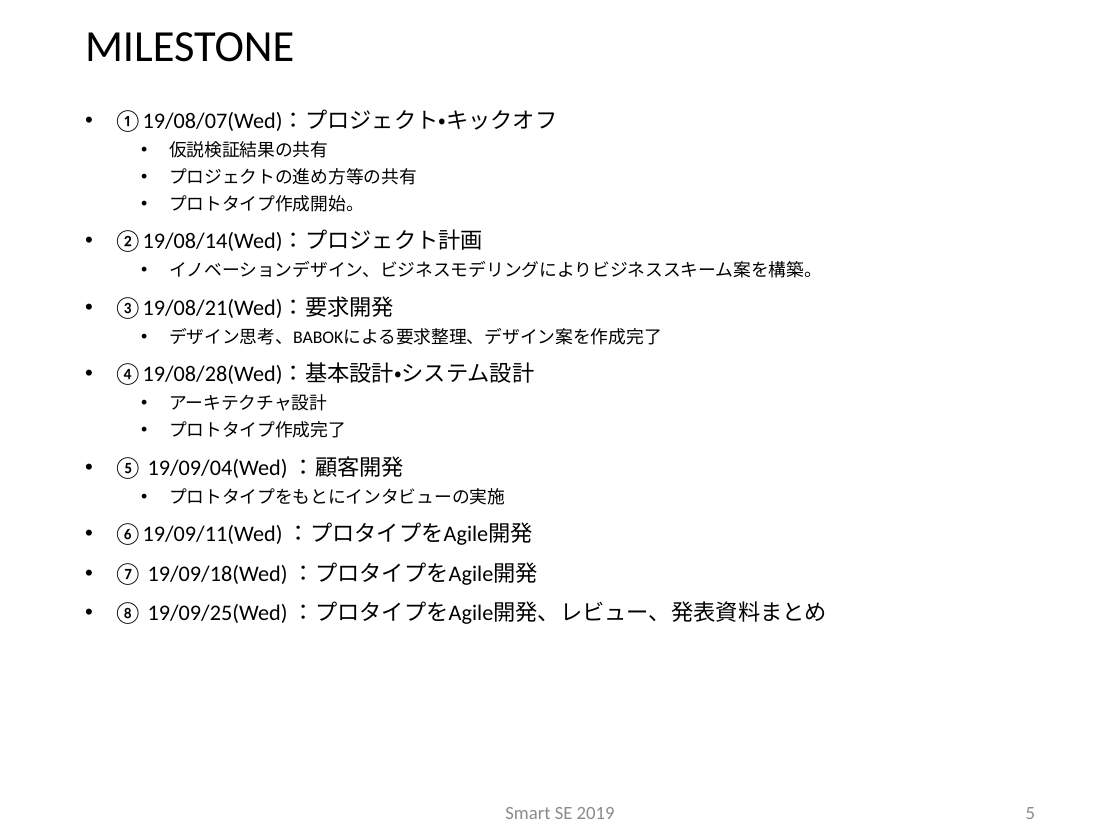
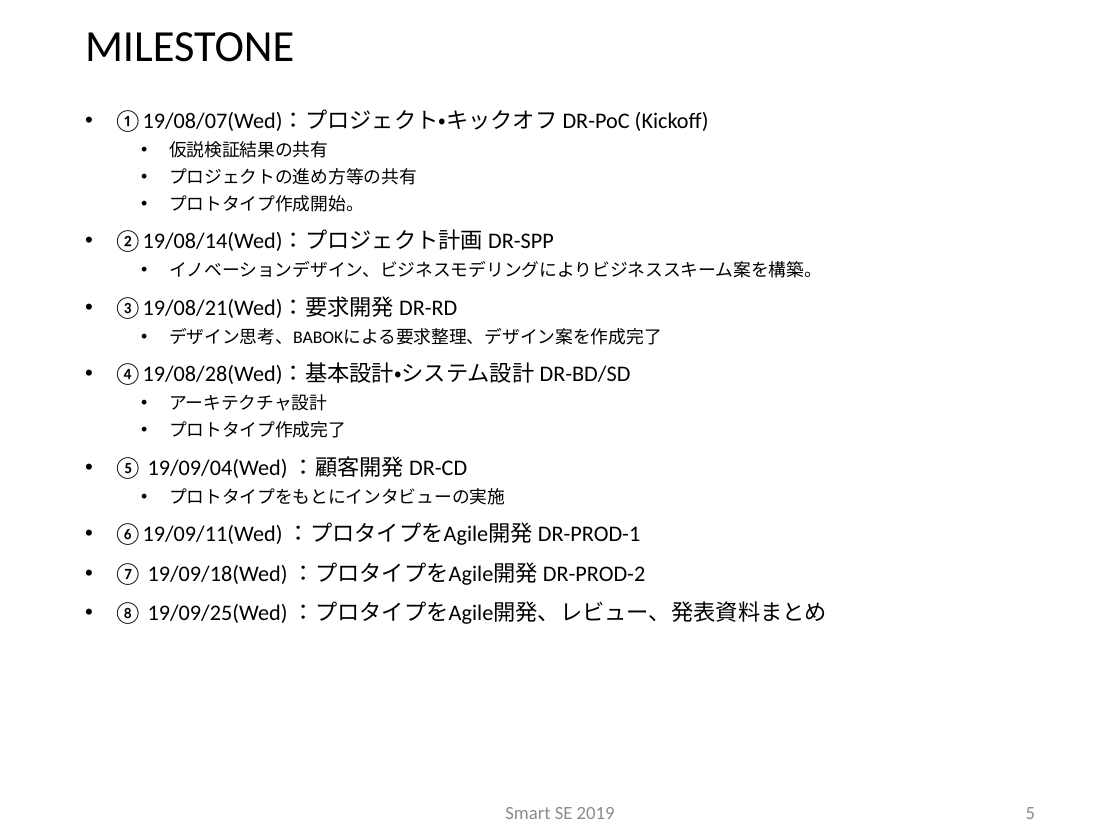
Before and after one commit to sakai-memoru/smartse19, a slide deck: slide 5 of _project_docs/SSE19_SPP.pptx. Drawn at 1120x840 pixels with LibreOffice and Linux fonts; fonts in the diff are those of the drawing; background and template pictures are left out. Boxes give left, top, right and bottom in pixels: in the first picture for what was removed or moved away, otherwise in the second. Text is boxed around its words. In the diff, an @@ line names an element or a change of style, - is before the commit and + after.

```diff
--- a/_project_docs/SSE19_SPP.pptx
+++ b/_project_docs/SSE19_SPP.pptx
@@ text at (x1=113, y1=109, x2=709, y2=132): text changed @@
-• ①19/08/07(Wed)：プロジェクト・キックオフ
+• ①19/08/07(Wed)：プロジェクト・キックオフ DR-PoC (Kickoff)
@@ text at (x1=113, y1=229, x2=554, y2=252): text changed @@
-• ②19/08/14(Wed)：プロジェクト計画
+• ②19/08/14(Wed)：プロジェクト計画 DR-SPP
@@ text at (x1=113, y1=296, x2=457, y2=319): text changed @@
-• ③19/08/21(Wed)：要求開発
+• ③19/08/21(Wed)：要求開発 DR-RD
@@ text at (x1=113, y1=363, x2=631, y2=385): text changed @@
-• ④19/08/28(Wed)：基本設計・システム設計
+• ④19/08/28(Wed)：基本設計・システム設計 DR-BD/SD
@@ text at (x1=113, y1=456, x2=467, y2=479): text changed @@
-• ⑤ 19/09/04(Wed) ：顧客開発
+• ⑤ 19/09/04(Wed) ：顧客開発 DR-CD
@@ text at (x1=113, y1=522, x2=645, y2=585): text changed @@
-• ⑥19/09/11(Wed) ：プロタイプをAgile開発
-• ⑦ 19/09/18(Wed) ：プロタイプをAgile開発
+• ⑥19/09/11(Wed) ：プロタイプをAgile開発 DR-PROD-1
+• ⑦ 19/09/18(Wed) ：プロタイプをAgile開発 DR-PROD-2
```
Also in this commit, not shown: 2 other slides changed, 1 slide added, 10 other files.
